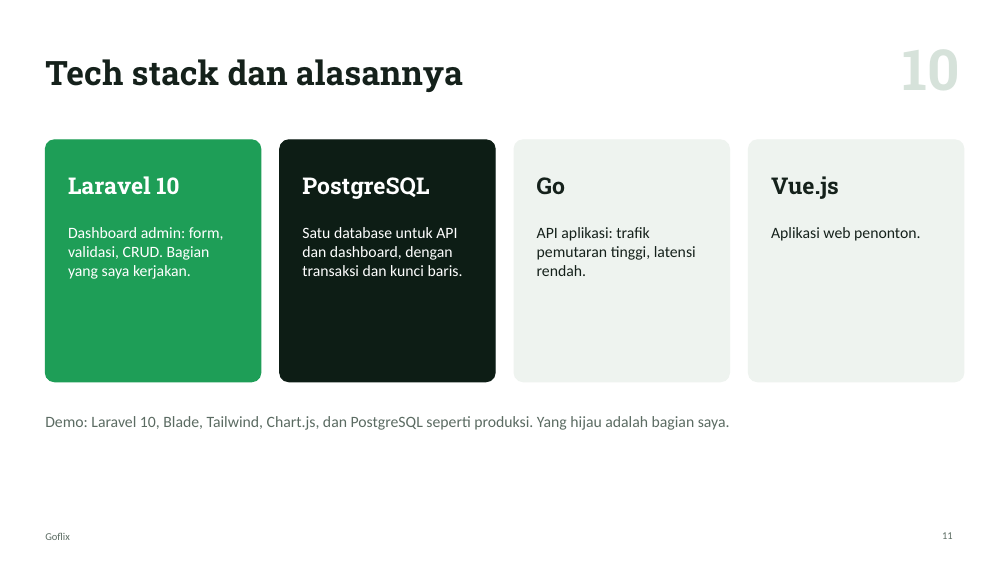
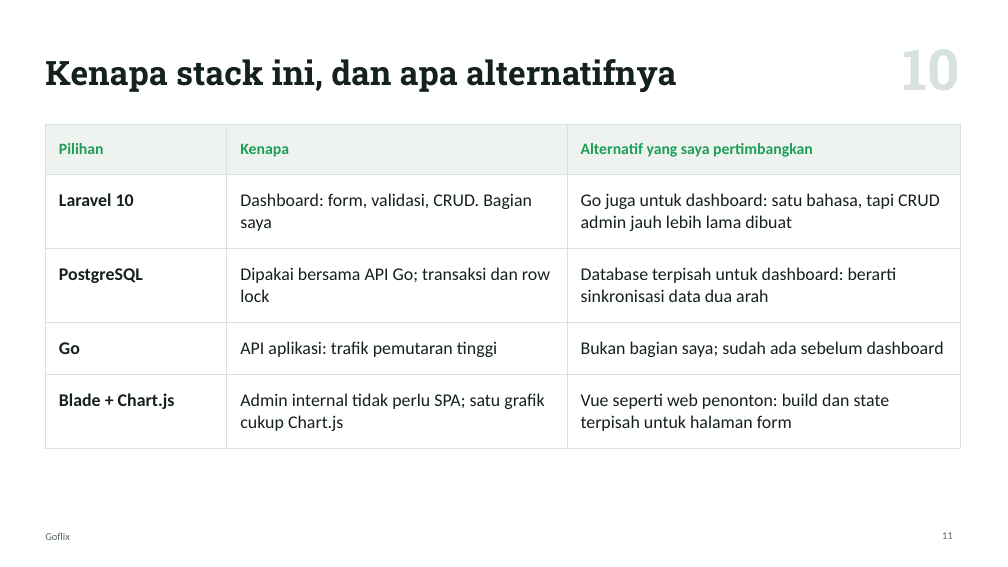
Before and after one commit to Enricosaputra/goflix-dashboard-demo, a slide deck: slide 11 of docs/Goflix-presentasi.pptx. Drawn at 1008x567 pixels with LibreOffice and Linux fonts; fonts in the diff are those of the drawing. Boxes give left, top, right and bottom in pixels: in the first picture for what was removed or moved away, otherwise in the second. Text is boxed around its words. In the diff, an @@ line names an element or a change of style, - is before the commit and + after.

Commit message:
Decks: tables for trade-offs, stack and open work; plainer titles

```diff
--- a/docs/Goflix-presentasi.pptx
+++ b/docs/Goflix-presentasi.pptx
@@ title at (45,59,676,92): text changed @@
-Tech stack dan alasannya
+Kenapa stack ini, dan apa alternatifnya
@@ rounded rectangle removed at (45,140,261,382) @@
@@ table added at (45,125,960,435), 5 rows, 3 columns @@
+Pilihan | Kenapa | Alternatif yang saya pertimbangkan
+Laravel 10 | Dashboard: form, validasi, CRUD. Bagian saya | Go juga untuk dashboard: satu bahasa, tapi CRUD admin jauh lebih lama dibuat
+PostgreSQL | Dipakai bersama API Go; transaksi dan row lock | Database terpisah untuk dashboard: berarti sinkronisasi data dua arah
+Go | API aplikasi: trafik pemutaran tinggi | Bukan bagian saya; sudah ada sebelum dashboard
+Blade + Chart.js | Admin internal tidak perlu SPA; satu grafik cukup Chart.js | Vue seperti web penonton: build dan state terpisah untuk halaman form
@@ rounded rectangle removed at (280,140,495,382) @@
@@ rounded rectangle removed at (514,140,730,382) @@
@@ rounded rectangle removed at (749,140,964,382) @@
@@ text removed at (68,176,179,195) @@
-Laravel 10
@@ text removed at (302,177,429,199) @@
-PostgreSQL
@@ text removed at (537,177,565,195) @@
-Go
@@ text removed at (771,176,839,199) @@
-Vue.js
@@ text removed at (68,227,224,279) @@
-Dashboard admin: form, validasi, CRUD. Bagian yang saya kerjakan.
@@ text removed at (302,227,463,276) @@
-Satu database untuk API dan dashboard, dengan transaksi dan kunci baris.
@@ text removed at (537,227,696,276) @@
-API aplikasi: trafik pemutaran tinggi, latensi rendah.
@@ text removed at (771,227,920,241) @@
-Aplikasi web penonton.
@@ text removed at (45,416,730,430) @@
-Demo: Laravel 10, Blade, Tailwind, Chart.js, dan PostgreSQL seperti produksi. Yang hijau adalah bagian saya.
```
Also in this commit, not shown: 5 other slides changed, 7 other files.
